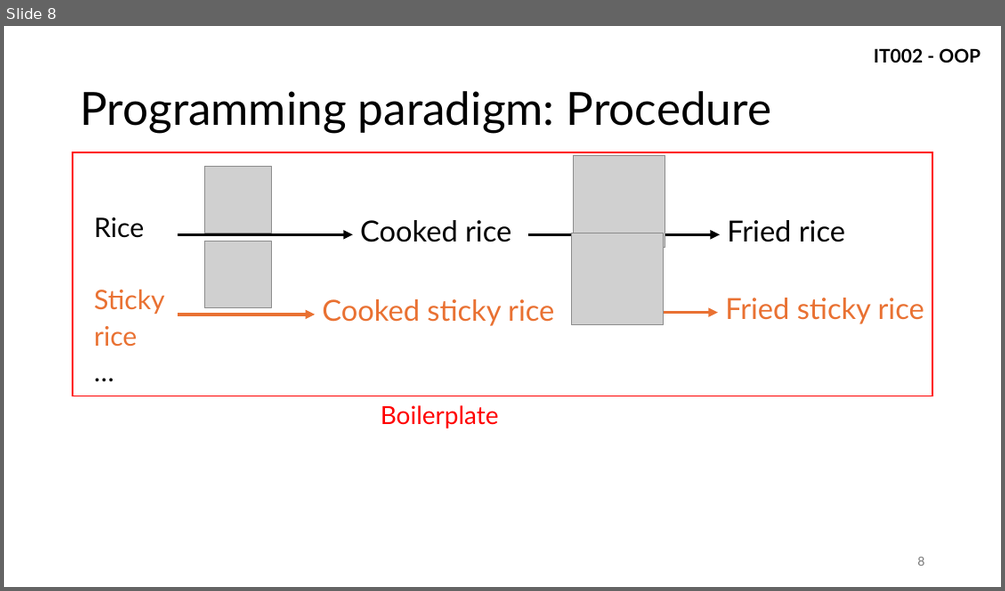
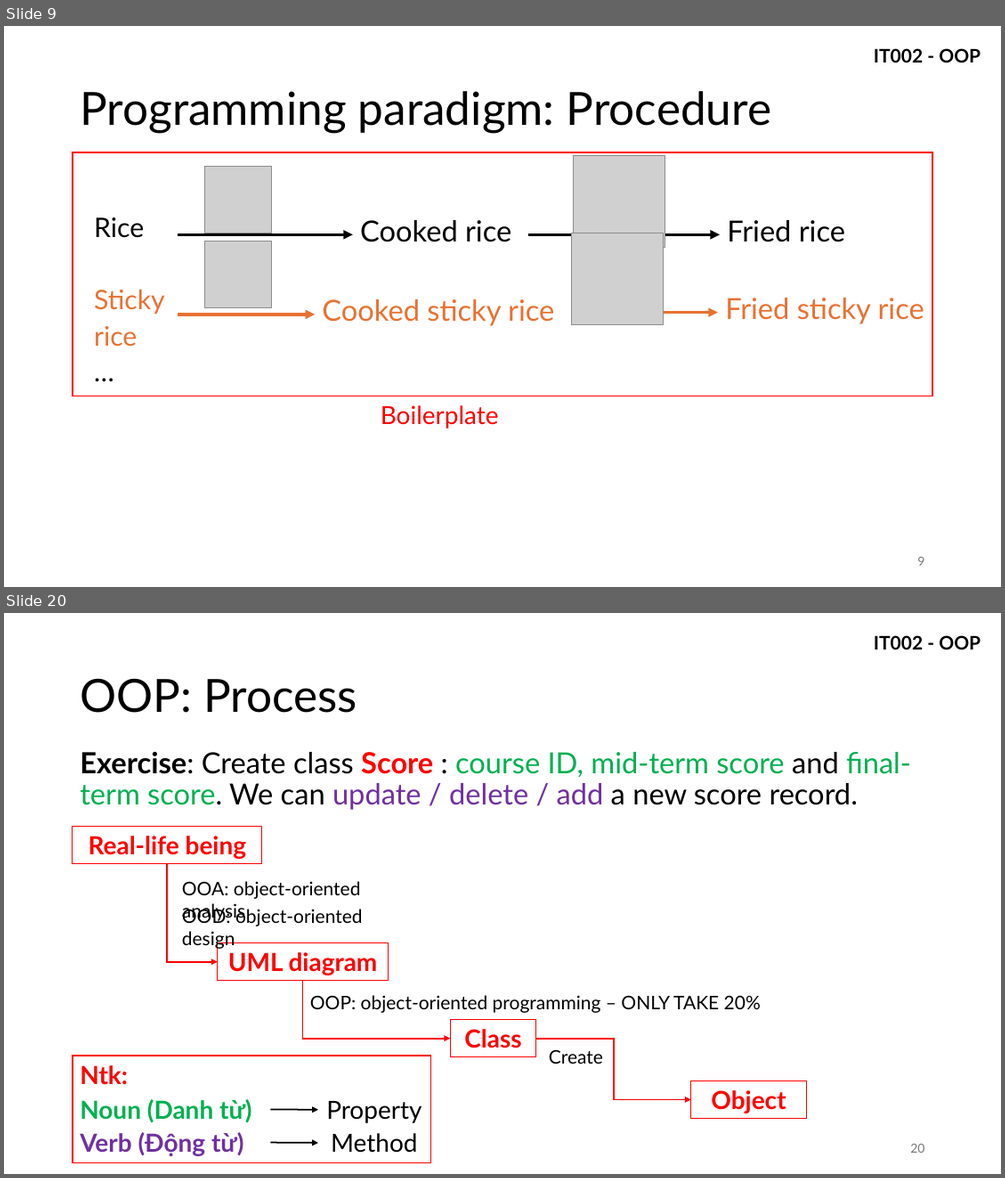
Before and after one commit to vutuanhai237/CourseMaterialsUIT, a slide deck: IT002-OOP/Slide lý thuyết/1. IntroOOP.pptx. Shown one above the other, each under a label of ours: slide 8 before the commit, slides 9 and 20 after it; the slides between them are not shown. The pictures are 1005x591 and 1005x1178 pixels, drawn with LibreOffice and Linux fonts; fonts in the diff are those of the drawing; grey boxes stand for pictures. Boxes give left, top, right and bottom in pixels: in the first picture for what was removed or moved away, otherwise in the second. Text is boxed around its words. In the diff, an @@ line names an element or a change of style, - is before the commit and + after.

```diff
--- a/IT002-OOP/Slide lý thuyết/1. IntroOOP.pptx
+++ b/IT002-OOP/Slide lý thuyết/1. IntroOOP.pptx
@@ slide 20 added at (4,613,1001,1174), background #FFFFFF; not listed: 1 template element that a slide beside it also shows @@
@@ title added at (80,678,357,713), 44 pt, text #000000 @@
+OOP: Process
@@ text added at (80,751,911,810), 28 pt, text #000000 @@
+Exercise: Create class Score : course ID, mid-term score and final-term score. We can update / delete / add a new score record.
@@ rectangle added at (73,826,262,863), outline #FF0000 0.75 pt, 24 pt, text #FF0000, bold @@
+Real-life being
@@ elbow arrow added from (167, 863) to (217, 962), #FF0000 1.5 pt @@
@@ text added at (182,881,361,922), 18 pt, text #000000 @@
+OOA: object-oriented analysis
@@ text added at (182,907,363,949), 18 pt, text #000000 @@
+OOD: object-oriented design
@@ rectangle added at (217,943,388,981), outline #FF0000 0.75 pt, 24 pt, text #FF0000, bold @@
+UML diagram
@@ elbow arrow added from (303, 981) to (451, 1038), #FF0000 1.5 pt @@
@@ text added at (310,995,760,1013), 18 pt, text #000000 @@
+OOP: object-oriented programming – ONLY TAKE 20%
@@ rectangle added at (451,1019,536,1056), outline #FF0000 0.75 pt, 24 pt, text #FF0000, bold @@
+Class
@@ elbow arrow added from (536, 1038) to (691, 1099), #FF0000 1.5 pt @@
@@ rectangle added at (73,1055,431,1163), outline #FF0000 1.5 pt @@
@@ text added at (80,1065,128,1085), 24 pt, text #FF0000, bold @@
+Ntk:
@@ text added at (549,1049,603,1063), 18 pt, text #000000 @@
+Create
@@ rectangle added at (691,1080,807,1118), outline #FF0000 0.75 pt, 24 pt, text #FF0000, bold @@
+Object
@@ text added at (80,1099,251,1123), 24 pt, text #00B050, bold @@
+Noun (Danh từ)
@@ arrow added from (271, 1110) to (318, 1110), #000000 1.5 pt @@
@@ text added at (326,1101,421,1123), 24 pt, text #000000 @@
+Property
@@ text added at (80,1132,243,1157), 24 pt, text #7030A0, bold @@
+Verb (Động từ)
@@ arrow added from (271, 1143) to (318, 1143), #000000 1.5 pt @@
@@ text added at (331,1133,417,1152), 24 pt, text #000000 @@
+Method
@@ page number added at (910,1143,924,1152), 12 pt, text #797979 @@
+20
@@ what was slide 8 is now slide 9 @@
@@ page number at (917,556,924,565): text changed @@
-8
+9
```
Also in this commit, not shown: 3 slides changed, 10 other slides added, 3 other files.
